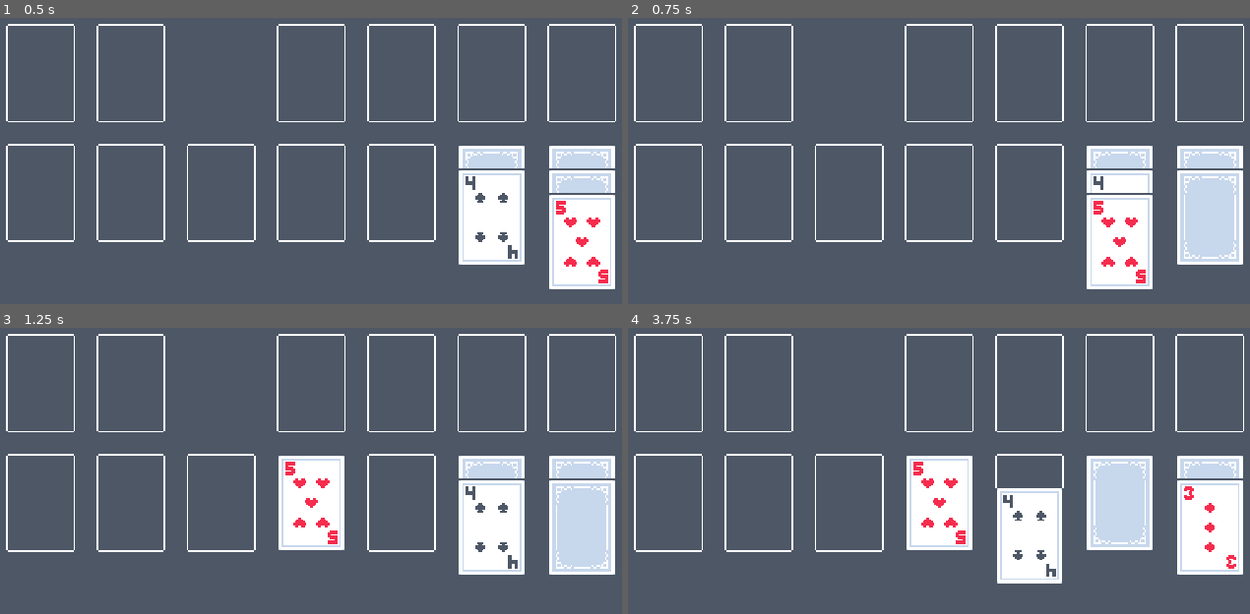
Above: before the commit, frames 1-4 (two rows, left to right).
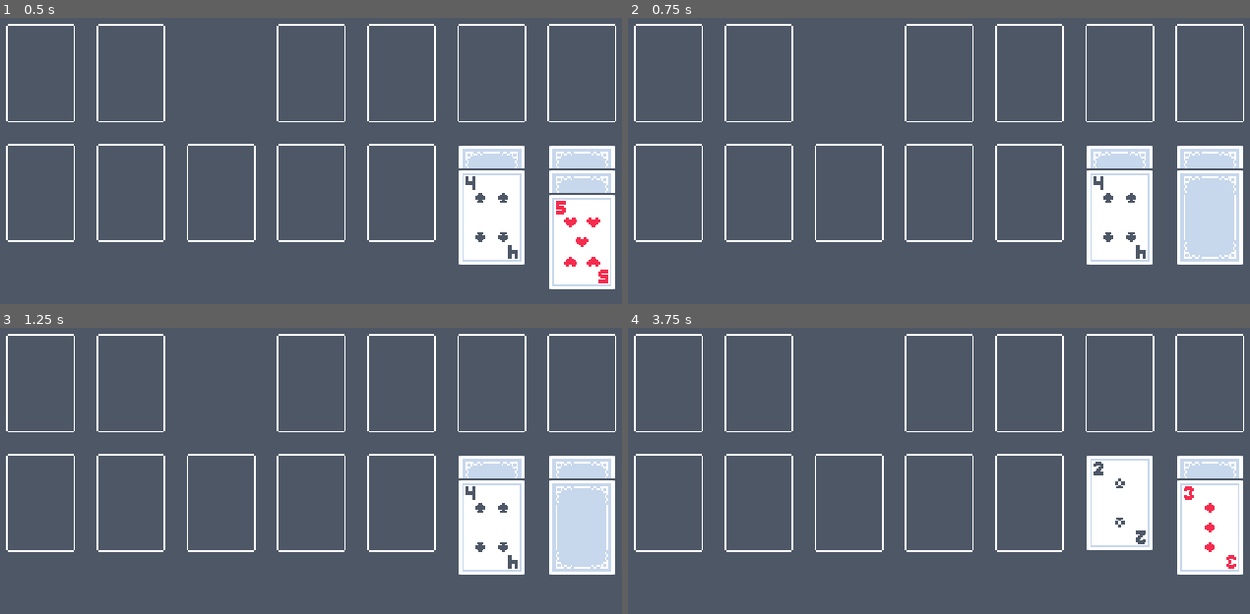
Above: after the commit, the same moments.

Repository: MrRodent/klondike
Game: Godot game, scene res://scenes/game.tscn
Same seed, same stepped clock (60 frames per second), same inputs: the game is played once before the commit and once after it.
Inputs (mouse positions are in pixels of both pictures, inside the frame that each line leads up to):
- Up to frame 1 (0.5 s): no input
- Up to frame 2 (0.75 s): tap Enter at 0.5 s; drag from (1212, 192) to (939, 192) at 0.52 s
- Up to frame 3 (1.25 s): no input
- Up to frame 4 (3.75 s): drag from (1212, 528) to (1032, 502) at 1.27 s; tap Space at 2, 3.5 s; move the mouse to (1119, 502) at 2.02 s; hold Right mouse button (right_mouse) 2.03-2.75 s; click (1119, 502) at 2.3 s; tap Enter at 2.75 s; drag from (1119, 528) to (939, 502) at 2.77 s; drag from (939, 502) to (1212, 528) at 3.52 s

Frame 1 is identical in both runs. In frame 2, 1.6% of the frame differs, in the area x 73-85%, y 61-95%; in frame 3, 3.8%; in frame 4, 9.6%, in the area x 44-84%, y 43-90%.

Commit message:
kortin pelaamisen mekaniikkoja

Diff:
--- a/scenes/card_states/card_base_state.gd
+++ b/scenes/card_states/card_base_state.gd
@@ -21,6 +21,7 @@
 
 
 func on_gui_input(event: InputEvent) -> void:
+	# Varmistaa onko korttia/kolumnia laillista liikuttaa
 	if event.is_action_pressed("left_mouse"):
 		#TODO: pitää pystyä liikuttamaan jos laillinen kolumni
 		if not card_ui.is_last_sibling():
@@ -28,3 +29,26 @@
 		else:
 			card_ui.pivot_offset = card_ui.get_global_mouse_position() - card_ui.global_position
 			transition_requested.emit(self, CardState.State.CLICKED)
+			create_card_column(card_ui)
+
+
+func create_card_column(clicked_card: CardUI) -> void:
+	# Create a new VBoxContainer instance
+	var vbox = VBoxContainer.new()
+	# Optionally, set properties of the VBoxContainer
+	#vbox.custom_minimum_size = Vector2(200, 300)
+	# Add the VBoxContainer to the scene tree
+	add_child(vbox)
+
+	card_ui.reparent(vbox)
+	#vbox.pivot_offset = vbox.get_global_mouse_position() - vbox.global_position
+	print("vbox: ", vbox)
+	print("current parent: ", card_ui.current_parent)
+	print("clicked card: ", clicked_card)
+	print("vbox children: ", vbox.get_children())
+
+	# loop jos kaikki childit laillisia
+	# -> lailliset arrayhyn
+	# -> luo VBoxContainer
+	# -> lapseta kaikki
+	# -> saa liikuttaa
--- a/scenes/card_states/card_clicked_state.gd
+++ b/scenes/card_states/card_clicked_state.gd
@@ -8,8 +8,9 @@
 	# Nyt kun tapahtuu, halutaan monitorointi päälle
 	card_ui.drop_point_detector.monitoring = true
 
-	if card_ui.card:
-		print('clicked ', card_ui.card.id, ' colour: ', card_ui.card.colour)
+	card_ui.texture.modulate = Color(0.92, 0.92, 0.92, 0.98)
+	#if card_ui.card:
+		#print('clicked ', card_ui.card.id, ' colour: ', card_ui.card.colour)
 
 func on_input(event: InputEvent) -> void:
 	#if card_ui.is_hidden and event.is_action_released("left_mouse"):
--- a/scenes/card_states/card_released_state.gd
+++ b/scenes/card_states/card_released_state.gd
@@ -8,6 +8,8 @@
 	card_ui.state.text = "RELEASED"
 
 	is_played = false
+
+	card_ui.texture.modulate = Color.WHITE
 
 	# Kortin pelaaminen
 	if not card_ui.targets.is_empty():
